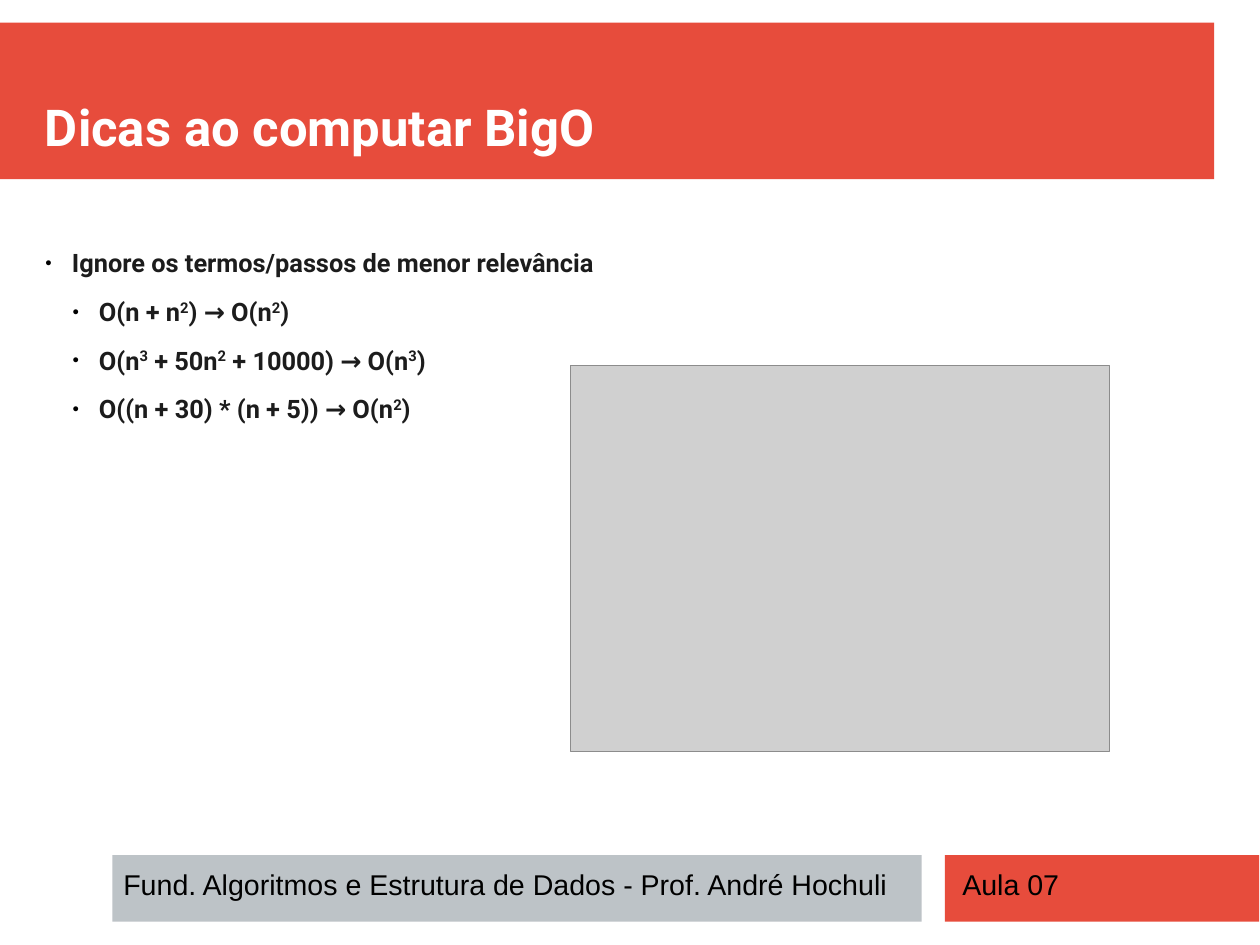
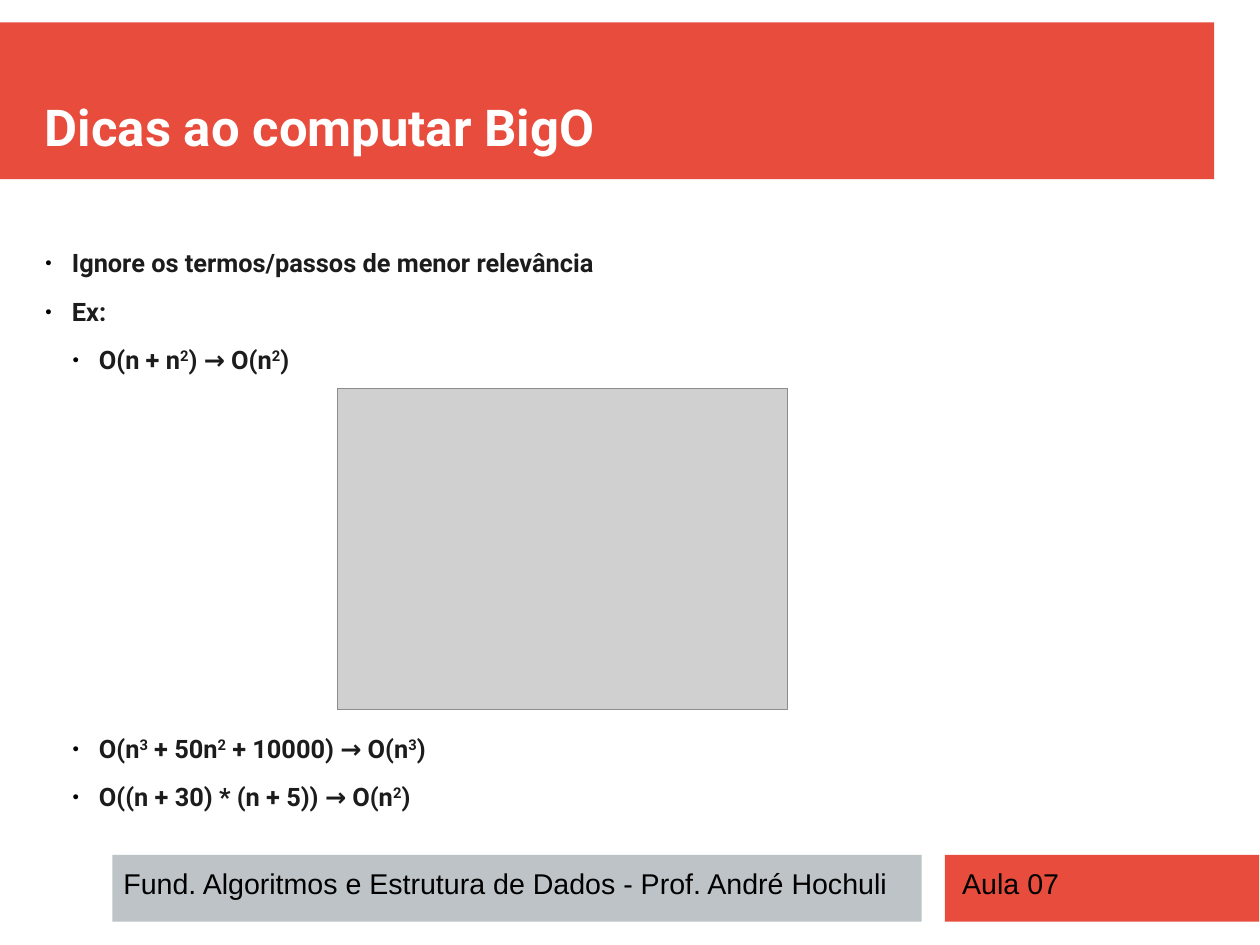
Before and after one commit to andrehochuli/teaching, a slide deck: slide 14 of DataStructuresAndAlgorithms/Aula 07 - BigO e Programacao Dinamica/Aula 07 - Programação Dinamica.pptx. Drawn at 1260x945 pixels with LibreOffice and Linux fonts; fonts in the diff are those of the drawing; grey boxes stand for pictures. Boxes give left, top, right and bottom in pixels: in the first picture for what was removed or moved away, otherwise in the second. Text is boxed around its words. In the diff, an @@ line names an element or a change of style, - is before the commit and + after.

```diff
--- a/DataStructuresAndAlgorithms/Aula 07 - BigO e Programacao Dinamica/Aula 07 - Programação Dinamica.pptx
+++ b/DataStructuresAndAlgorithms/Aula 07 - BigO e Programacao Dinamica/Aula 07 - Programação Dinamica.pptx
@@ text at (x1=72, y1=303, x2=106, y2=321): paragraph added @@
+● Ex:
@@ picture resized from (x1=571, y1=366, x2=1110, y2=751) to (x1=337, y1=389, x2=788, y2=710) @@
```
Also in this commit, not shown: 13 other slides changed, 2 other files.
